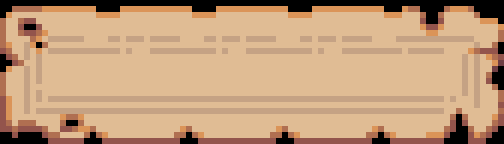
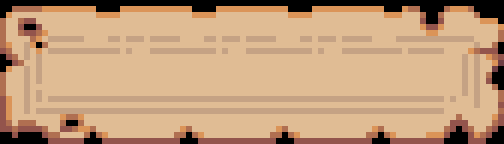
Revision of a layered (504, 144) image; what changed, layer by layer:
painted on "Background" over [450, 108, 468, 132]
